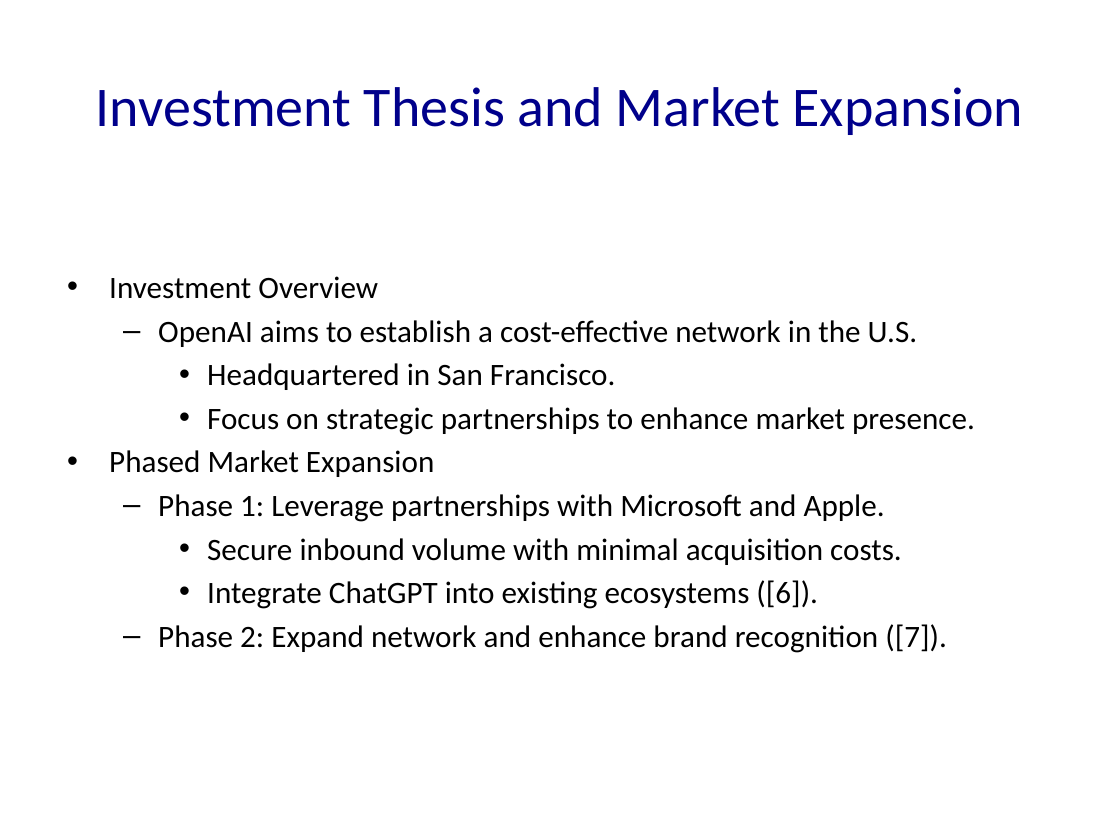
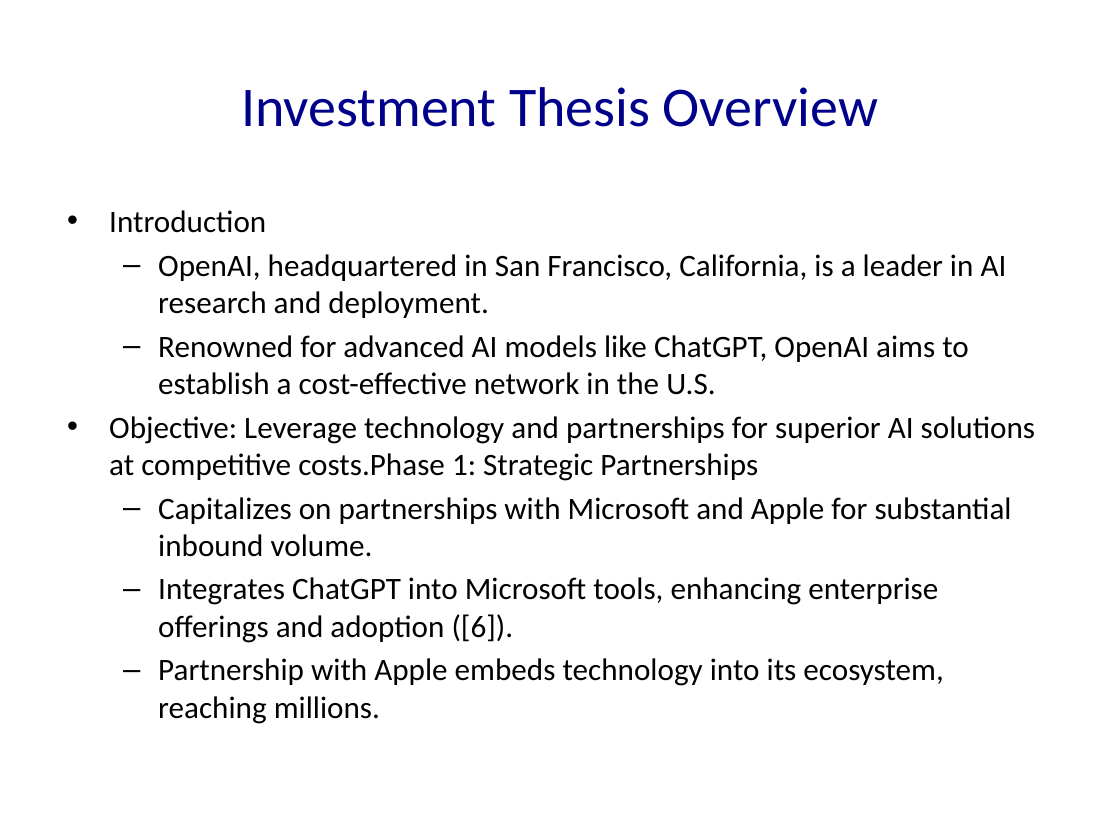
Before and after one commit to Frank-Gu-81/slides_autogeneration, a slide deck: slide 4 of OpenAI.pptx (slide 2 before the commit). Drawn at 1120x840 pixels with LibreOffice and Linux fonts; fonts in the diff are those of the drawing. Boxes give left, top, right and bottom in pixels: in the first picture for what was removed or moved away, otherwise in the second. Text is boxed around its words. In the diff, an @@ line names an element or a change of style, - is before the commit and + after.

```diff
--- a/OpenAI.pptx
+++ b/OpenAI.pptx
@@ title at [241,87,878,127]: text changed @@
-Investment Thesis and Market Expansion
+Investment Thesis Overview
@@ text at [109,210,1035,724]: text changed @@
-• Investment Overview
-  – OpenAI aims to establish a cost-effective network in the U.S.
-    • Headquartered in San Francisco.
-    • Focus on strategic partnerships to enhance market presence.
-• Phased Market Expansion
-  – Phase 1: Leverage partnerships with Microsoft and Apple.
-    • Secure inbound volume with minimal acquisition costs.
-    • Integrate ChatGPT into existing ecosystems ([6]).
-  – Phase 2: Expand network and enhance brand recognition ([7]).
+• Introduction
+  – OpenAI, headquartered in San Francisco, California, is a leader in AI research and deployment.
+  – Renowned for advanced AI models like ChatGPT, OpenAI aims to establish a cost-effective network in the U.S.
+• Objective: Leverage technology and partnerships for superior AI solutions at competitive costs.Phase 1: Strategic Partnerships
+  – Capitalizes on partnerships with Microsoft and Apple for substantial inbound volume.
+  – Integrates ChatGPT into Microsoft tools, enhancing enterprise offerings and adoption ([6]).
+  – Partnership with Apple embeds technology into its ecosystem, reaching millions.
```
Also in this commit, not shown: 7 other slides changed, 22 slides added, 3 slides removed, 11 other files.
